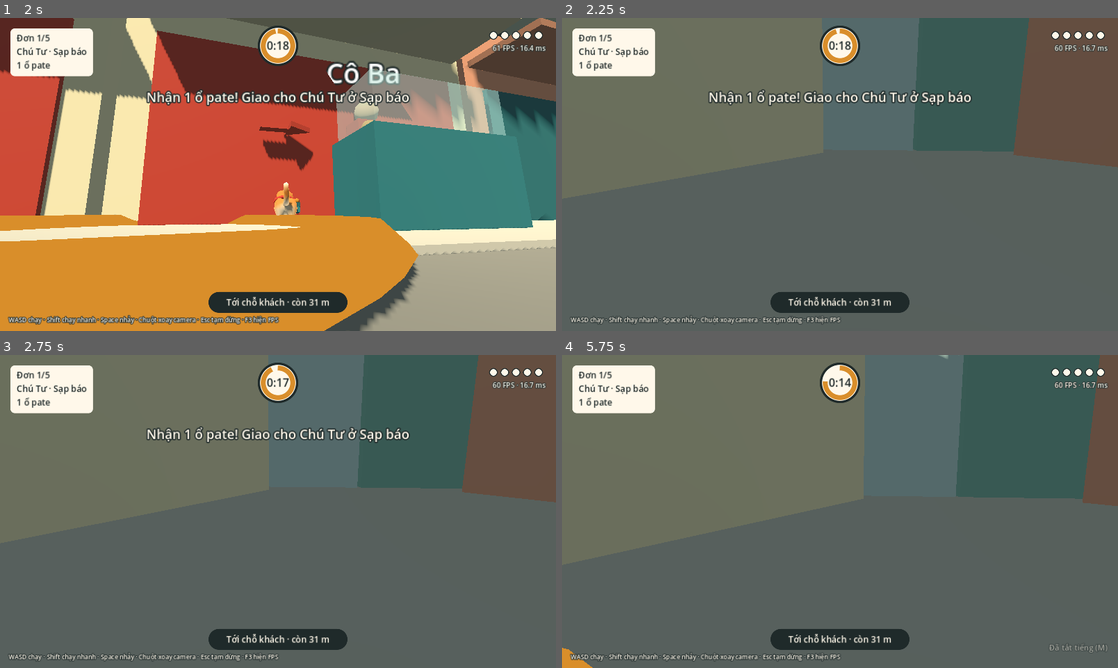
Above: before the commit, frames 1-4 (two rows, left to right).
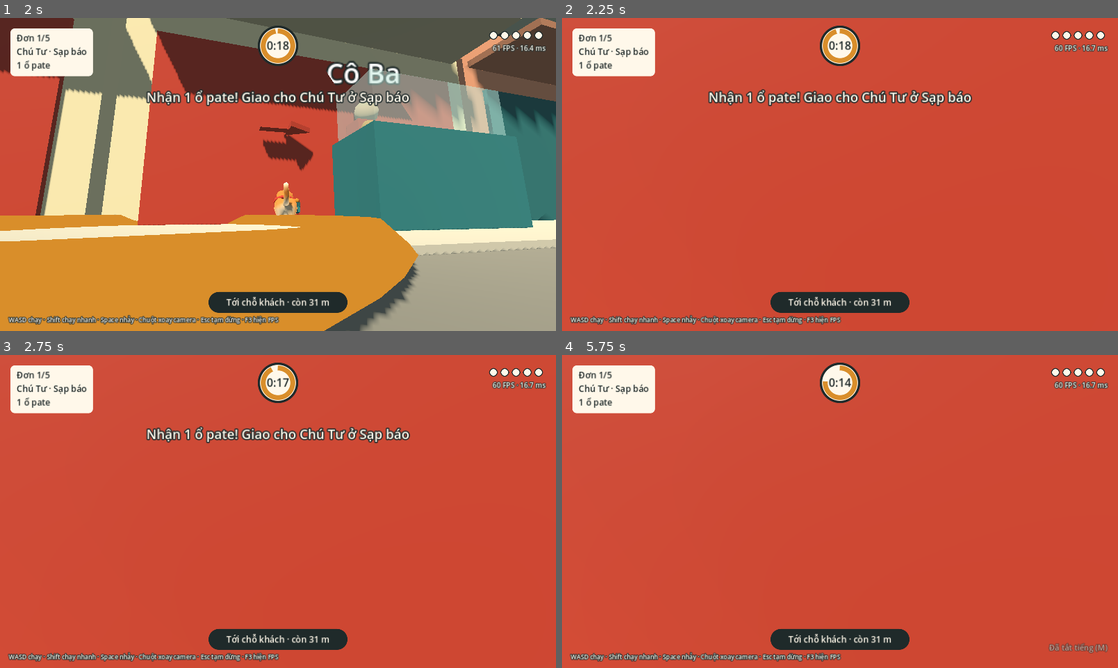
Above: after the commit, the same moments.

Repository: sangdaden/meo-giao-banh-mi
Game: Godot game, scene res://scenes/main.tscn
Two runs of this game, one before a commit and one after it. Both use one fixed random seed, a clock stepped at 60 frames per second and the inputs below. This scene is started directly instead of the project's main scene.
Inputs (mouse positions are in pixels of both pictures, inside the frame that each line leads up to):
- Up to frame 1 (2 s): click "Bắt đầu (Enter)" at 0.5 s; tap Enter (ui_accept) at 1.25 s; move the mouse to (305, 174) at 1.27 s; hold W (move_forward) from 1.28 s (still down); hold Shift (sprint) from 1.28 s (still down); tap Space (jump) at 1.52 s
- Up to frame 2 (2.25 s): keep holding W (move_forward); move the mouse to (812, 174) at 2.02 s; release Shift (sprint) at 2.03 s; tap V at 2.1 s
- Up to frame 3 (2.75 s): keep holding W (move_forward); tap Space (jump) at 2.27 s
- Up to frame 4 (5.75 s): keep holding W (move_forward); move the mouse to (851, 505) at 2.77 s; tap E at 2.85 s; move the mouse to (834, 517) at 3.52 s; tap Keypad Enter at 3.6 s; tap Space (jump) at 3.77, 4.52, 5.27 s; move the mouse to (878, 514) at 4.27 s; tap M at 4.35 s; move the mouse to (795, 508) at 5.02 s; tap Shift (sprint) at 5.1 s

Frame 1 is identical in both runs. In frame 2, 93% of the frame differs, in the area x 0-100%, y 0-100%; in frame 3, 93%; in frame 4, 95%.

Commit message:
Góc nhìn thứ nhất: hiện hai chân trước BoPaw, ẩn cả túi và quai
Chân trước dùng chung BoPaw tư thế đứng, chống chéo ra trước dưới camera,
vung theo nhịp chân của thân Bơ; chỉ camera góc thứ nhất vẽ, không đổ bóng.

Co-Authored-By: Claude Opus 5.5 (1M context) <noreply@anthropic.com>
Claude-Session: https://claude.ai/code/session_013PZcoCxzxQJZttT13Mnv84

Diff:
--- a/scripts/camera_rig.gd
+++ b/scripts/camera_rig.gd
@@ -12,7 +12,7 @@
 @export var follow_speed := 18.0
 @export var look_height := 0.55
 @export var fp_height := 0.44     ## độ cao mắt Bơ so với chân
-@export var fp_forward := 0.26    ## mắt nằm trước tâm người bao nhiêu
+@export var fp_forward := 0.04    ## mắt nằm trước tâm người bao nhiêu
 
 var target: Node3D
 var yaw := 0.0
--- a/scripts/player.gd
+++ b/scripts/player.gd
@@ -39,7 +39,11 @@
 var _curr_pos := Vector3.ZERO
 
 const LAYER_BO_BODY := 1 << 10   ## lớp hình thân Bơ: camera góc thứ nhất bỏ qua lớp này
+const LAYER_FP_PAWS := 1 << 11   ## lớp chân trước riêng, chỉ camera góc thứ nhất vẽ
+const FP_PAW_SIZE := 0.8         ## cỡ BoPaw ở góc thứ nhất (bàn chân ~8 cm)
+const FP_PAW_LEAN := 0.85        ## chân trước chống chéo ra trước bao nhiêu (radian)
 var visual: Node3D
+var _fp_paws := []               ## khớp vai của hai chân trước BoPaw (trái, phải) ở góc thứ nhất
 var first_person := false        ## camera_rig gán: góc nhìn thứ nhất thì người quay theo camera
 var _body: Node3D
 var bread: Node3D
@@ -142,9 +146,12 @@
 		_bone_rest[bone_name] = _skel.get_bone_rest(idx).basis.get_rotation_quaternion()
 	for mi: MeshInstance3D in model.find_children("*", "MeshInstance3D", true, false):
 		_apply_style(mi)
+
+	_build_bag()
+	# Thân, khăn, túi và quai: góc nhìn thứ nhất không vẽ (vẫn đổ bóng), thay bằng hai chân trước riêng
+	for mi: MeshInstance3D in _body.find_children("*", "MeshInstance3D", true, false):
 		mi.layers = LAYER_BO_BODY
-
-	_build_bag()
+	_build_fp_paws()
 
 
 ## Túi bánh đeo sát hông phải, quai vắt chéo qua lưng ôm theo thân.
@@ -297,7 +304,27 @@
 func set_first_person(v: bool, cam: Camera3D = null) -> void:
 	first_person = v
 	if cam:
-		cam.cull_mask = (0xFFFFF & ~LAYER_BO_BODY) if v else 0xFFFFF
+		cam.cull_mask = (0xFFFFF & ~LAYER_BO_BODY) if v else (0xFFFFF & ~LAYER_FP_PAWS)
+
+
+## Hai chân trước dùng chung (BoPaw, tư thế đứng) cho góc thứ nhất: cúi xuống là thấy chân Bơ bước.
+## Vai đặt ngay dưới camera, chân chống chéo ra trước nên đầu ống ở vai nằm ngoài tầm nhìn,
+## bàn chân xoay ngược lại để vẫn đặt phẳng trên đất. Mỗi chân vung theo nhịp chân của thân Bơ.
+func _build_fp_paws() -> void:
+	var shoulder_y := 0.27 * FP_PAW_SIZE
+	for side in [-1.0, 1.0]:
+		var shoulder := Vector3(side * 0.015, 0.27, -0.005) * FP_PAW_SIZE
+		var pivot := Node3D.new()
+		pivot.position = Vector3(side * 0.056, shoulder_y, 0.03)
+		visual.add_child(pivot)
+		var paw := BoPaw.create(side, FP_PAW_SIZE, "dung")
+		paw.position = -shoulder
+		pivot.add_child(paw)
+		paw.foot.rotation.x = -FP_PAW_LEAN
+		for mi: MeshInstance3D in paw.find_children("*", "MeshInstance3D", true, false):
+			mi.layers = LAYER_FP_PAWS
+			mi.cast_shadow = GeometryInstance3D.SHADOW_CASTING_SETTING_OFF
+		_fp_paws.append(pivot)
 
 
 ## Vị trí mèo đã nội suy giữa hai nhịp vật lý: camera và mũi tên bám theo vị trí này.
@@ -405,6 +432,9 @@
 func _apply_bones() -> void:
 	for i in 4:
 		_pose(LEG_BONES[i], Vector3.RIGHT, _legs[i] * LEG_SWING_SIGN)
+	for i in _fp_paws.size():
+		# Thân Bơ quay ngược 180° trong visual nên trục X đổi chiều
+		_fp_paws[i].rotation.x = FP_PAW_LEAN - _legs[i] * LEG_SWING_SIGN
 	_pose_q("head", Quaternion(Vector3.UP, _head_yaw.x) * Quaternion(Vector3.RIGHT, _head_pitch.x))
 	for i in 2:
 		var side := -1.0 if i == 0 else 1.0
